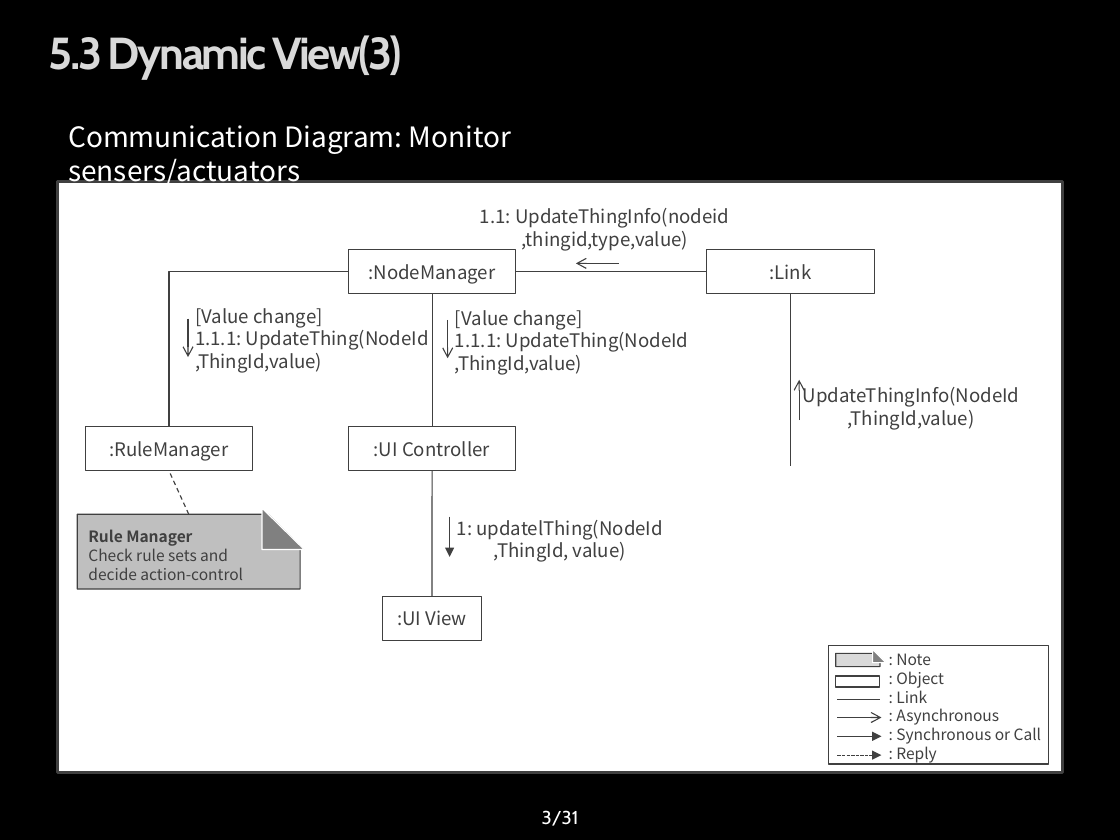
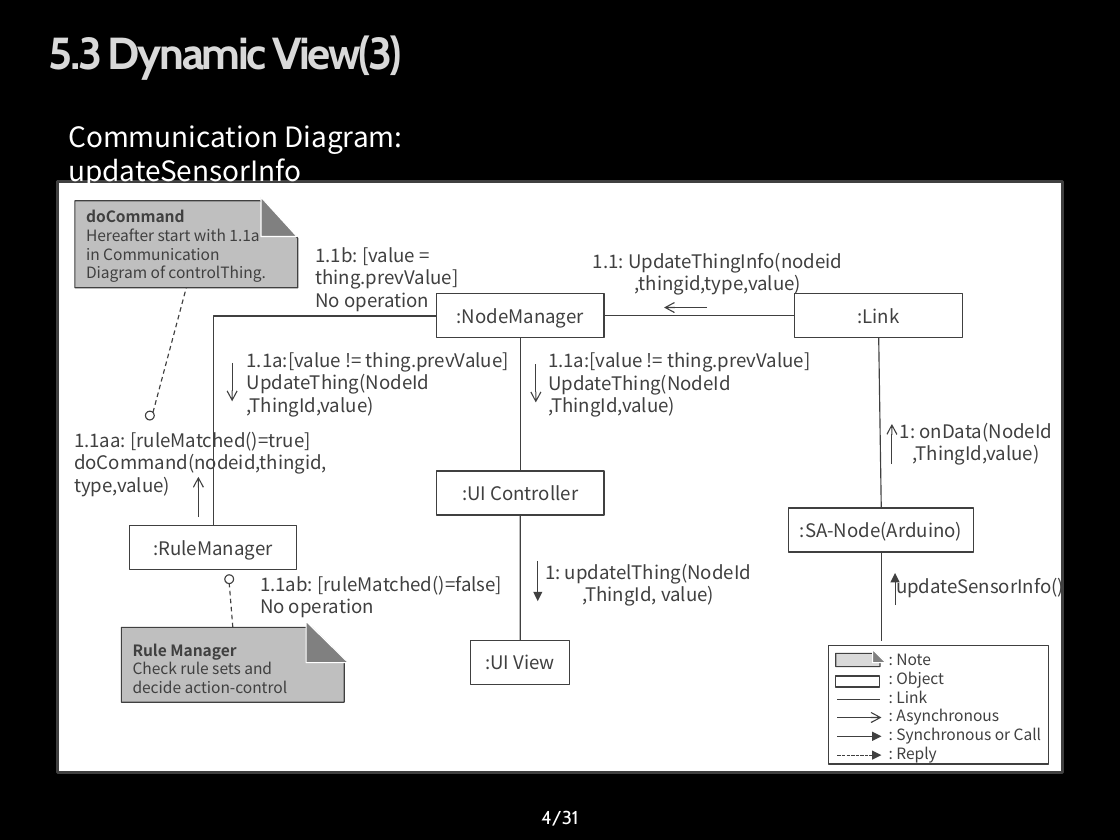
Before and after one commit to youkkwon/smarthome, a slide deck: slide 4 of doc/dynamic view 150616_communication_dgm.pptx (slide 3 before the commit). Drawn at 1120x840 pixels with LibreOffice and Linux fonts; fonts in the diff are those of the drawing; background and template pictures are left out. Boxes give left, top, right and bottom in pixels: in the first picture for what was removed or moved away, otherwise in the second. Text is boxed around its words. In the diff, an @@ line names an element or a change of style, - is before the commit and + after.

```diff
--- a/doc/dynamic view 150616_communication_dgm.pptx
+++ b/doc/dynamic view 150616_communication_dgm.pptx
@@ text at (68,125,403,189): text changed @@
-Communication Diagram: Monitor sensers/actuators
+Communication Diagram: updateSensorInfo
@@ snip rect added at (75,200,298,288), fill #BFBFBF, outline #404040 0.75 pt, 10 pt, text #404040 @@
+doCommand
+Hereafter start with 1.1a in Communication Diagram of controlThing.
@@ right triangle added at (261,197,297,236), fill #808080, outline #FFFFFF 0.75 pt @@
@@ text added at (315,247,458,312), 12 pt, text #404040 @@
+1.1b: [value = thing.prevValue]
+No operation
@@ text "1.1: UpdateThingInfo(nodeid": place and size @@
-text "1.1: UpdateThingInfo(nodeid" at (480,208,729,251)
+text "1.1: UpdateThingInfo(nodeid" at (593,253,842,296)
@@ line added from (153, 412) to (186, 288), #404040 0.75 pt dashed @@
@@ elbow line moved from (348, 272) - (169, 427) to (437, 316) - (213, 526) @@
@@ text "1.1a:[value != thing.prevValue]": place and size @@
-text "1.1a:[value != thing.prevValue]" at (195,308,429,373)
+text "1.1a:[value != thing.prevValue]" at (247,352,509,417)
@@ text at (247,352,509,394): text changed @@
-[Value change]
-1.1.1: UpdateThing(NodeId
+1.1a:[value != thing.prevValue]
+UpdateThing(NodeId
@@ text "1.1a:[value != thing.prevValue]": place and size @@
-text "1.1a:[value != thing.prevValue]" at (455,310,689,375)
+text "1.1a:[value != thing.prevValue]" at (548,352,810,417)
@@ text at (548,352,810,395): text changed @@
-[Value change]
-1.1.1: UpdateThing(NodeId
+1.1a:[value != thing.prevValue]
+UpdateThing(NodeId
@@ arrow moved from (188, 319) - (188, 357) to (232, 363) - (232, 401) @@
@@ arrow moved from (448, 320) - (448, 358) to (535, 364) - (535, 402) @@
@@ ellipse added at (146,411,155,420), fill #FFFFFF, outline #404040 0.75 pt @@
@@ text added at (74,428,327,497), 12 pt, text #404040 @@
+1.1aa: [ruleMatched()=true]
+doCommand(nodeid,thingid,type,value)
@@ text "1: onData(NodeId": place and size @@
-text "1: onData(NodeId" at (803,387,1020,430)
+text "1: onData(NodeId" at (900,423,1052,465)
@@ 4 lines, 3 rectangles, 3 arrows, 1 text: place and size @@
-4 lines, 3 rectangles, 3 arrows, 1 text at (348,250,875,596)
+4 lines, 3 rectangles, 3 arrows, 1 text at (437,293,963,641)
@@ text at (900,423,1052,442): text changed @@
-UpdateThingInfo(NodeId
+1: onData(NodeId
@@ arrow added from (198, 517) to (198, 477), #404040 0.75 pt @@
@@ rectangle added at (788,508,973,552), fill #FFFFFF, outline #404040 0.75 pt, 12 pt, text #404040 @@
+:SA-Node(Arduino)
@@ rectangle ":RuleManager": place and size @@
-rectangle ":RuleManager" at (85,427,253,470)
+rectangle ":RuleManager" at (129,526,297,570)
@@ line added from (881, 641) to (881, 552), #404040 0.75 pt @@
@@ ellipse added at (225,575,234,584), fill #FFFFFF, outline #404040 0.75 pt @@
@@ line moved from (189, 514) - (169, 470) to (233, 627) - (230, 584) @@
@@ text added at (260,576,502,618), 12 pt, text #404040 @@
+1.1ab: [ruleMatched()=false]
+No operation
@@ arrow added from (895, 605) to (895, 573), #404040 0.75 pt @@
@@ text added at (896,574,1064,599), 12 pt, text #404040 @@
+updateSensorInfo()
@@ snip rect "Rule Manager": place and size @@
-snip rect "Rule Manager" at (77,514,300,589)
+snip rect "Rule Manager" at (121,627,344,702)
@@ right triangle: place and size @@
-right triangle at (262,508,305,550)
+right triangle at (306,622,348,663)
@@ rectangle ":UI View": place and size @@
-rectangle ":UI View" at (383,596,482,640)
+rectangle ":UI View" at (470,641,569,684)
@@ page number at (541,810,578,826): text changed @@
-3/31
+4/31
```
Also in this commit, not shown: 2 other slides changed, 1 slide added.
